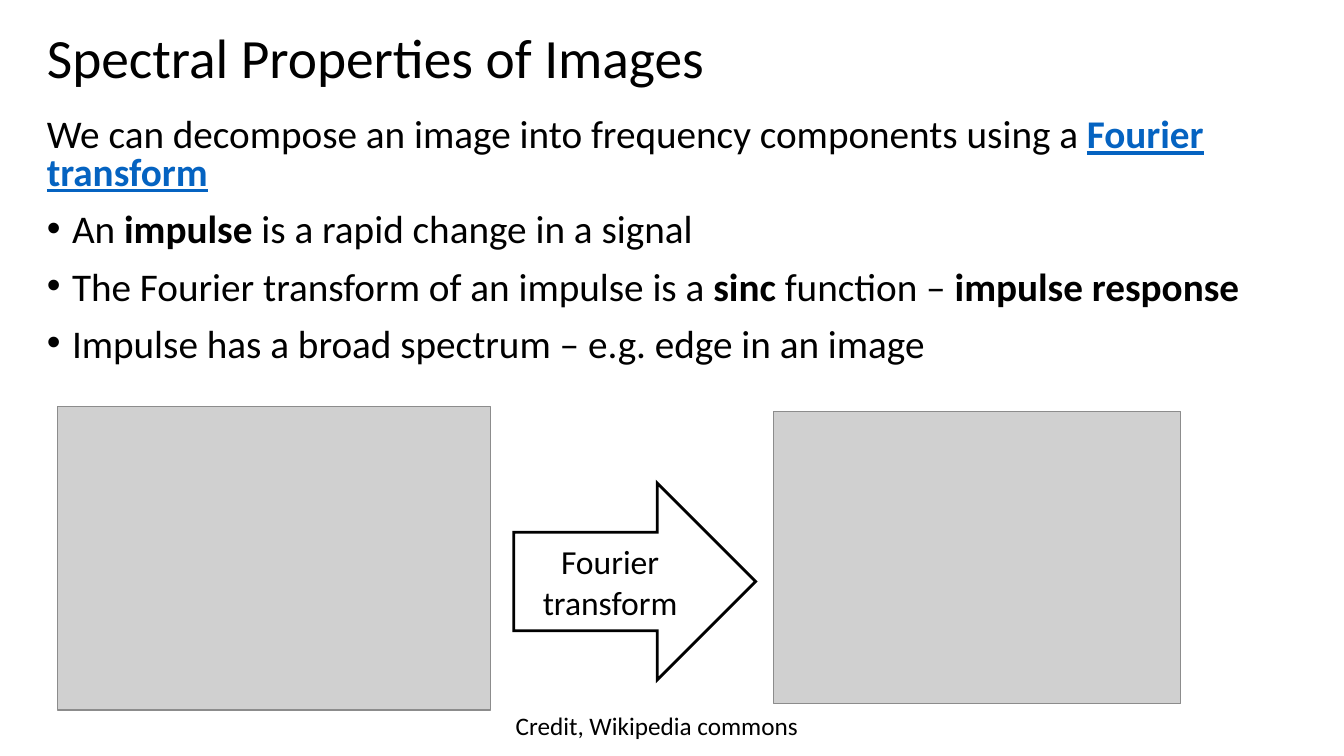
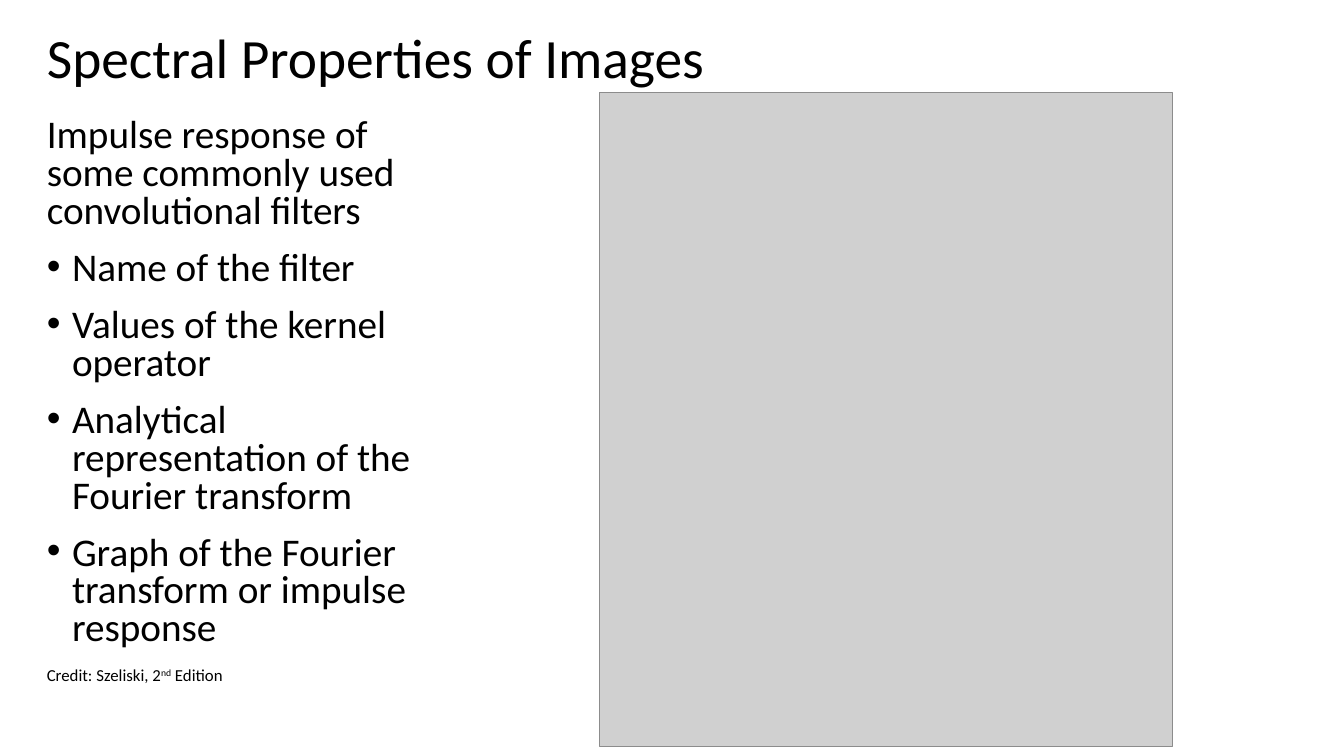
Before and after one commit to StephenElston/CSCI-E25, a slide deck: slide 32 of Slides/2_ConvolutionFilterig.pptx. Drawn at 1344x756 pixels with LibreOffice and Linux fonts; fonts in the diff are those of the drawing; grey boxes stand for pictures. Boxes give left, top, right and bottom in pixels: in the first picture for what was removed or moved away, otherwise in the second. Text is boxed around its words. In the diff, an @@ line names an element or a change of style, - is before the commit and + after.

Commit message:
Added slide of impulse response

```diff
--- a/Slides/2_ConvolutionFilterig.pptx
+++ b/Slides/2_ConvolutionFilterig.pptx
@@ picture added at <box>600,93,1173,746</box> @@
@@ text at <box>47,120,410,683</box>: text changed @@
-We can decompose an image into frequency components using a Fourier transform
-• An impulse is a rapid change in a signal
-• The Fourier transform of an impulse is a sinc function – impulse response
-• Impulse has a broad spectrum – e.g. edge in an image
+Impulse response of some commonly used convolutional filters
+• Name of the filter
+• Values of the kernel operator
+• Analytical representation of the Fourier transform
+• Graph of the Fourier transform or impulse response
+Credit: Szeliski, 2nd Edition
@@ picture removed at <box>57,406,490,710</box> @@
@@ picture removed at <box>774,411,1182,704</box> @@
@@ right arrow removed at <box>514,483,756,680</box> @@
-Fourier transform
@@ text removed at <box>516,717,797,739</box> @@
-Credit, Wikipedia commons
```
